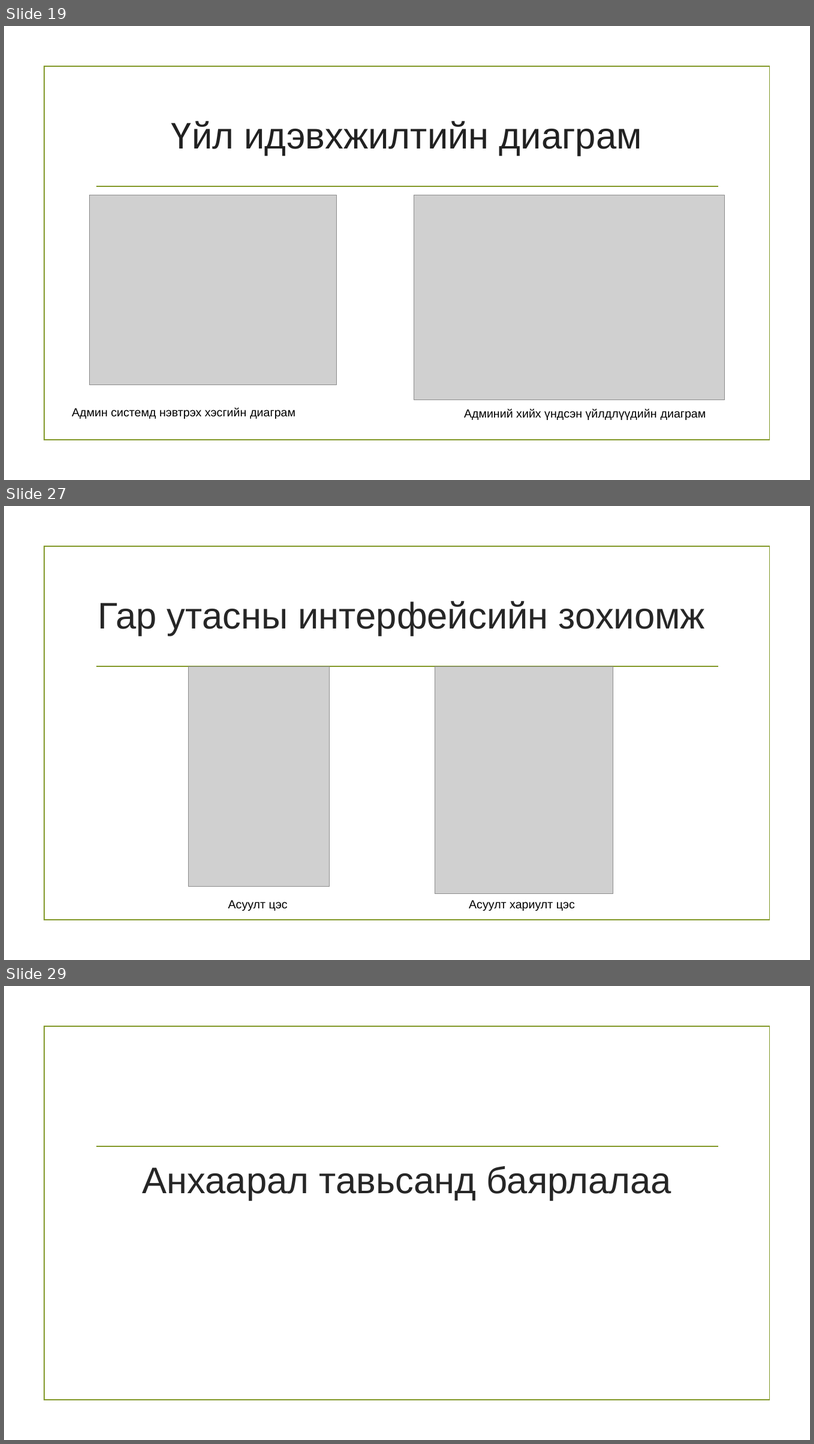
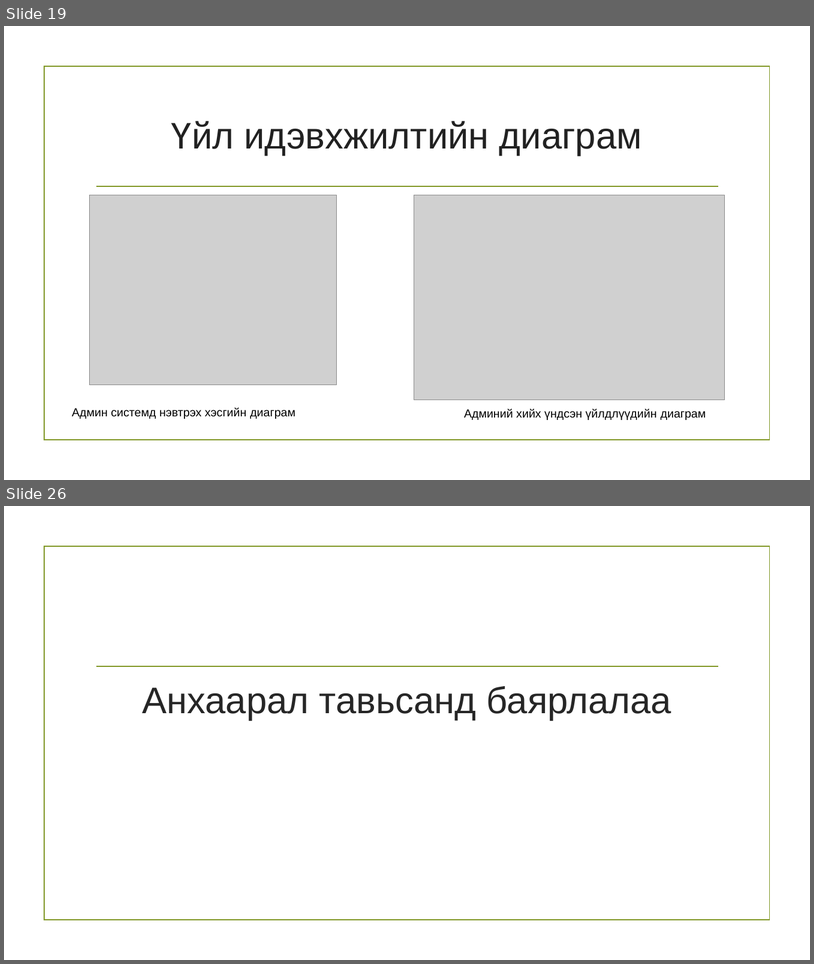
Before and after one commit to md33/tailan, a slide deck: Өгөгдлийн нууцлал,.pptx. Shown one above the other, each under a label of ours: slides 19, 27 and 29 before the commit, slides 19 and 26 after it; the slides between them are not shown. The pictures are 814x1444 and 814x964 pixels, drawn with LibreOffice and Linux fonts; fonts in the diff are those of the drawing; grey boxes stand for pictures; background and template pictures are left out. Boxes give left, top, right and bottom in pixels: in the first picture for what was removed or moved away, otherwise in the second. Text is boxed around its words. In the diff, an @@ line names an element or a change of style, - is before the commit and + after.

```diff
--- a/Өгөгдлийн нууцлал,.pptx
+++ b/Өгөгдлийн нууцлал,.pptx
@@ slide 27 removed at (x1=4, y1=506, x2=810, y2=960), background picture (left out); not listed: 2 template elements that a slide beside it also shows @@
@@ title removed at (x1=98, y1=601, x2=705, y2=636) @@
-Гар утасны интерфейсийн зохиомж
@@ picture removed at (x1=189, y1=667, x2=330, y2=886) @@
@@ picture removed at (x1=435, y1=667, x2=614, y2=894) @@
@@ text removed at (x1=228, y1=900, x2=288, y2=910) @@
-Асуулт цэс
@@ text removed at (x1=469, y1=900, x2=575, y2=910) @@
-Асуулт хариулт цэс
@@ what was slide 29 is now slide 26 @@
```
Also in this commit, not shown: 9 slides changed, 3 slides added, 5 other slides removed, 1 other file.
